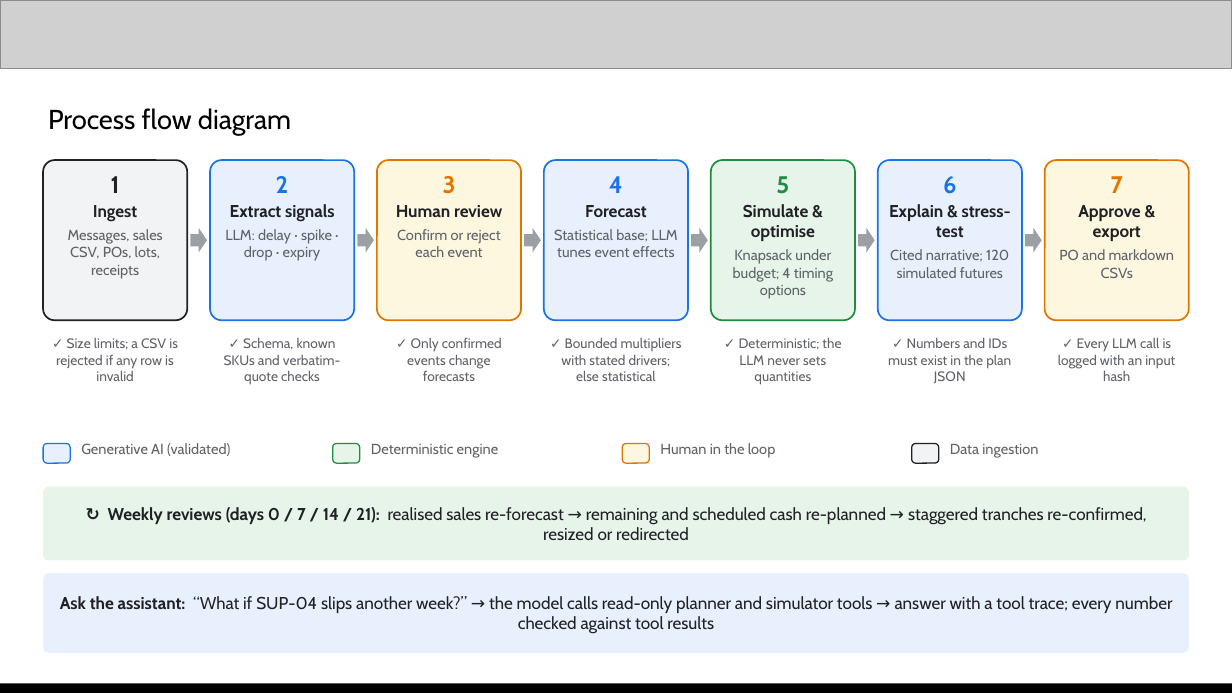
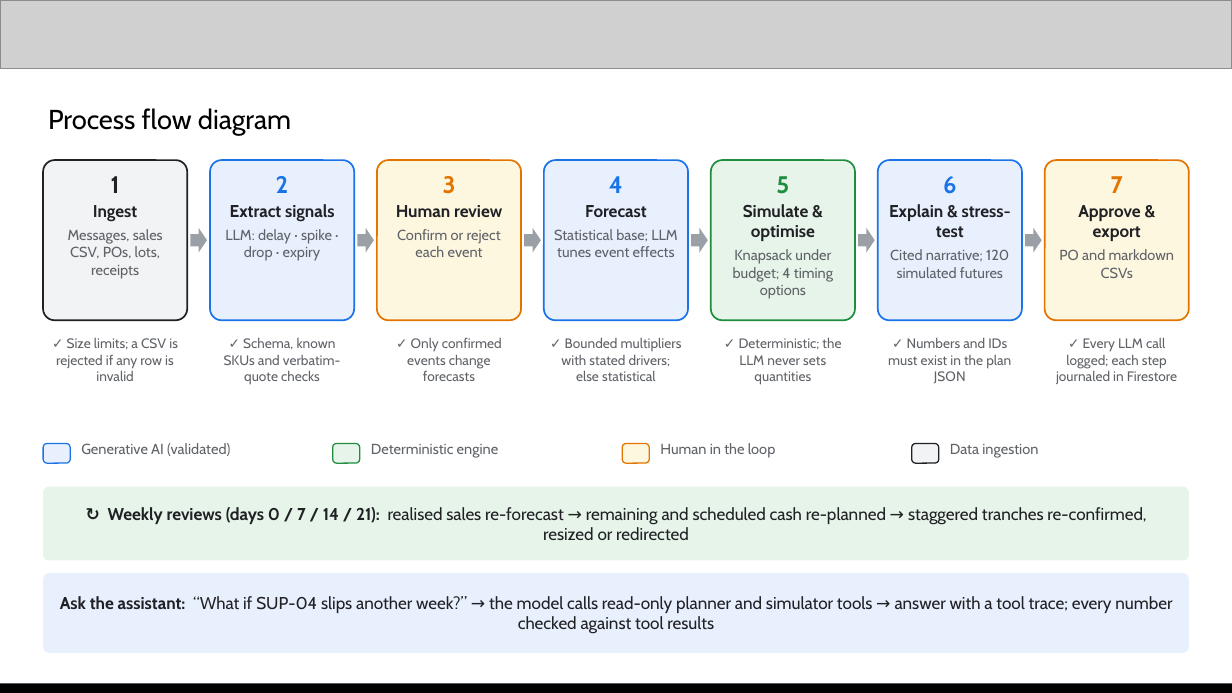
Before and after one commit to Xhahat/inventory-rescue, a slide deck: slide 5 of docs/Inventory_Rescue_AI_Builder_Cup.pptx. Drawn at 1232x693 pixels with LibreOffice and Linux fonts; fonts in the diff are those of the drawing; grey boxes stand for pictures. Boxes give left, top, right and bottom in pixels: in the first picture for what was removed or moved away, otherwise in the second. Text is boxed around its words. In the diff, an @@ line names an element or a change of style, - is before the commit and + after.

Commit message:
Deck: refresh slides for Simple view, Firestore and Vertex AI

```diff
--- a/docs/Inventory_Rescue_AI_Builder_Cup.pptx
+++ b/docs/Inventory_Rescue_AI_Builder_Cup.pptx
@@ text at (x1=1056, y1=337, x2=1177, y2=384): text changed @@
-✓ Every LLM call is logged with an input hash
+✓ Every LLM call logged; each step journaled in Firestore
```
Also in this commit, not shown: 4 other slides changed, 1 other file.
